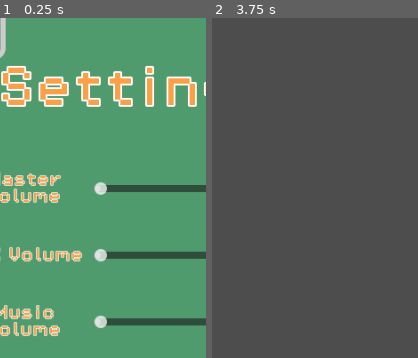
Above: before the commit, frames 1-2 (left to right).
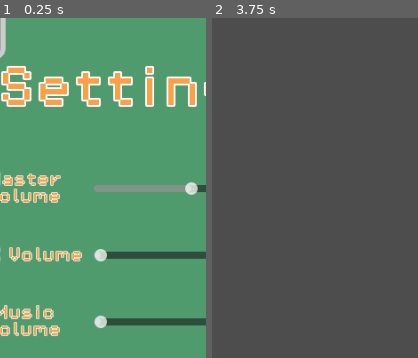
Above: after the commit, the same moments.

Repository: Salvador-1010/flappy-bird-solo-clone
Game: Godot game, scene res://Scenes/settings_screen.tscn
The game is run twice, just before and just after one commit, with the same random seed, the same clock (stepped at 60 frames per second) and the same inputs. This scene is started directly instead of the project's main scene.
Inputs:
- Up to frame 1 (0.25 s): no input
- Up to frame 2 (3.75 s): click "Apply" at 0.5 s; click "Apply" at 1.25 s; click "Apply" at 2 s; click "Cancel" at 2.75 s; click "X" at 3.5 s
The pictures show only the part of the screen within x 20-70%, y 7-57%; the shares and areas given below are measured in that part.

The runs differ from the first frame. In frame 1, 1.2% of the frame differs, in the area x 45-97%, y 48-53%; in frame 2, nothing differs.

Commit message:
Working on audio busses still
got the sliders to work with the audio busses and set the values (autosave script works great too) but i want to create some sort of independence of the music and sfx sliders so that they can change more freely under the master (for example if i set the sfx slider to 0 unless the master slider is also at 0 the sfx still plays so that might be a problem.

Diff:
--- a/Scenes/bird.tscn
+++ b/Scenes/bird.tscn
@@ -52,11 +52,11 @@
 [node name="deathAudio" type="AudioStreamPlayer2D" parent="."]
 process_mode = 3
 stream = ExtResource("5_rr33m")
-bus = &"SFX "
+bus = &"SFX"
 
 [node name="jumpAudio" type="AudioStreamPlayer2D" parent="."]
 stream = ExtResource("6_xf4a6")
-bus = &"SFX "
+bus = &"SFX"
 
 [connection signal="area_entered" from="DeathCollider" to="." method="_on_death_collider_area_entered"]
 [connection signal="finished" from="deathAudio" to="." method="_on_audio_stream_player_2d_finished"]
--- a/Scenes/main_scene.tscn
+++ b/Scenes/main_scene.tscn
@@ -80,6 +80,7 @@
 [node name="backgroundMusicPlayer" type="AudioStreamPlayer2D" parent="GameManager"]
 process_mode = 3
 stream = ExtResource("3_maf8m")
+autoplay = true
 parameters/looping = true
 
 [node name="Bird" parent="." instance=ExtResource("1_jv6wh")]
--- a/Scenes/pipe_pair.tscn
+++ b/Scenes/pipe_pair.tscn
@@ -24,6 +24,6 @@
 
 [node name="AudioStreamPlayer2D" type="AudioStreamPlayer2D" parent="."]
 stream = ExtResource("4_wsb3u")
-bus = &"SFX "
+bus = &"Music"
 
 [connection signal="body_entered" from="Score Line" to="." method="_on_score_line_body_entered"]
--- a/Scenes/settings_screen.tscn
+++ b/Scenes/settings_screen.tscn
@@ -158,8 +158,9 @@
 layout_mode = 2
 size_flags_horizontal = 3
 size_flags_vertical = 4
+min_value = -1.0
 max_value = 1.0
-step = 0.05
+step = 0.01
 
 [node name="SFXVolumeSlider" type="HBoxContainer" parent="Panel/MarginContainer/VBoxContainer/SliderMargains/Slider Containers"]
 custom_minimum_size = Vector2(0, 50)
@@ -182,7 +183,7 @@
 size_flags_horizontal = 3
 size_flags_vertical = 4
 max_value = 1.0
-step = 0.05
+step = 0.01
 
 [node name="MusicVolumeSlider" type="HBoxContainer" parent="Panel/MarginContainer/VBoxContainer/SliderMargains/Slider Containers"]
 custom_minimum_size = Vector2(0, 50)
@@ -204,7 +205,7 @@
 size_flags_horizontal = 3
 size_flags_vertical = 4
 max_value = 1.0
-step = 0.05
+step = 0.01
 
 [node name="HSeparator2" type="HSeparator" parent="Panel/MarginContainer/VBoxContainer"]
 layout_mode = 2
@@ -241,3 +242,6 @@
 text = "Apply"
 
 [connection signal="pressed" from="Panel/MarginContainer/VBoxContainer/ExitSettingsContainer/ExitSettingsButton" to="." method="_on_exit_settings_button_pressed"]
+[connection signal="drag_ended" from="Panel/MarginContainer/VBoxContainer/SliderMargains/Slider Containers/MasterVolumeSlider/MasterSlider" to="." method="_on_master_slider_drag_ended"]
+[connection signal="drag_ended" from="Panel/MarginContainer/VBoxContainer/SliderMargains/Slider Containers/SFXVolumeSlider/SFXSlider" to="." method="_on_sfx_slider_drag_ended"]
+[connection signal="drag_ended" from="Panel/MarginContainer/VBoxContainer/SliderMargains/Slider Containers/MusicVolumeSlider/MusicSlider" to="." method="_on_music_slider_drag_ended"]
--- a/Scripts/auto_save.gd
+++ b/Scripts/auto_save.gd
@@ -1,6 +1,10 @@
 extends Node
 
 const save_path := "user://save.json"
+
+const masterBusIndex := 0
+const SFXBusIndex := 1
+const MusicBusIndex := 2
 
 #premade dictionary to store all of the data that will be kept longterm
 var data_to_save := {
@@ -36,6 +40,10 @@
 	data_to_save = dataDup
 
 	#code to apply all of the saved data to beginning of game run
+	#settings mastervolume
+	AudioServer.set_bus_volume_db(masterBusIndex, data_to_save["MasterVolume"])
+	AudioServer.set_bus_volume_db(SFXBusIndex, data_to_save["SFXVolume"])
+	AudioServer.set_bus_volume_db(MusicBusIndex, data_to_save["MusicVolume"])
 
 func _save() -> void:
 	var save_file = FileAccess.open(save_path, FileAccess.WRITE)
@@ -44,3 +52,24 @@
 
 
 #code to implement setter functions for better scalability
+#setter function for master volume
+func _setMasterVolume(newVol:float) -> void:
+	#converts the slider float value to dB
+	var newdB = linear_to_db(newVol)
+	#sets the current volume value to the new dB
+	AudioServer.set_bus_volume_db(masterBusIndex,newdB)
+	#finally actually saves it to the disk for the future
+	data_to_save["MasterVolume"] = newdB
+	_save()
+
+func _setSFXVolume(newVol:float) -> void:
+	var newdB = linear_to_db(newVol)
+	AudioServer.set_bus_volume_db(SFXBusIndex, newdB)
+	data_to_save["SFXVolume"] = newdB
+	_save()
+
+func _setMusicVolume(newVol:float) -> void:
+	var newdB = linear_to_db(newVol)
+	AudioServer.set_bus_volume_db(MusicBusIndex, newdB)
+	data_to_save["MusicVolume"] = newdB
+	_save()
--- a/Scripts/settings_screen.gd
+++ b/Scripts/settings_screen.gd
@@ -1,6 +1,12 @@
 extends Control
 
 @onready var exit_settings_button: Button = $Panel/MarginContainer/VBoxContainer/ExitSettingsContainer/ExitSettingsButton
+
+#variables to call to each slider respectively
+@onready var master_slider: HSlider = $"Panel/MarginContainer/VBoxContainer/SliderMargains/Slider Containers/MasterVolumeSlider/MasterSlider"
+@onready var sfx_slider: HSlider = $"Panel/MarginContainer/VBoxContainer/SliderMargains/Slider Containers/SFXVolumeSlider/SFXSlider"
+@onready var music_slider: HSlider = $"Panel/MarginContainer/VBoxContainer/SliderMargains/Slider Containers/MusicVolumeSlider/MusicSlider"
+
 
 #creates a null node to store the game manager
 #when the game manager instantiates the screen it will
@@ -9,12 +15,18 @@
 
 # Called when the node enters the scene tree for the first time.
 func _ready() -> void:
-	pass # Replace with function body.
+	#makes the sliders appear at the value of the current sound
+	#BUT first must convert from dB to float duhh
+	#also dont forget the "-1" to counteract the skewer used earlier
+	master_slider.set_value_no_signal(db_to_linear(AutoSave.data_to_save["MasterVolume"]) - 1)
+	sfx_slider.set_value_no_signal(db_to_linear(AutoSave.data_to_save["SFXVolume"]) - 1)
+	music_slider.set_value_no_signal(db_to_linear(AutoSave.data_to_save["MusicVolume"]) - 1)
 
 
 # Called every frame. 'delta' is the elapsed time since the previous frame.
 func _process(delta: float) -> void:
 	pass
+
 
 func _unhandled_input(event: InputEvent) -> void:
 	if event.is_action("escape"):
@@ -26,3 +38,14 @@
 	if game_manager != null:
 		game_manager.isSettingsopen = false
 	queue_free()
+
+func _on_master_slider_drag_ended(value_changed: bool) -> void:
+	#adds a 1 to the value in order to skew the slider and allow for volume up AND down boom
+	AutoSave._setMasterVolume(master_slider.value + 1.0)
+
+func _on_sfx_slider_drag_ended(value_changed: bool) -> void:
+	AutoSave._setSFXVolume(sfx_slider.value + 1)
+
+
+func _on_music_slider_drag_ended(value_changed: bool) -> void:
+	AutoSave._setMusicVolume(music_slider.value + 1)
--- a/default_bus_layout.tres
+++ b/default_bus_layout.tres
@@ -1,7 +1,7 @@
 [gd_resource type="AudioBusLayout" format=3 uid="uid://do3w7ajtgn5i3"]
 
 [resource]
-bus/1/name = &"SFX "
+bus/1/name = &"SFX"
 bus/1/solo = false
 bus/1/mute = false
 bus/1/bypass_fx = false
